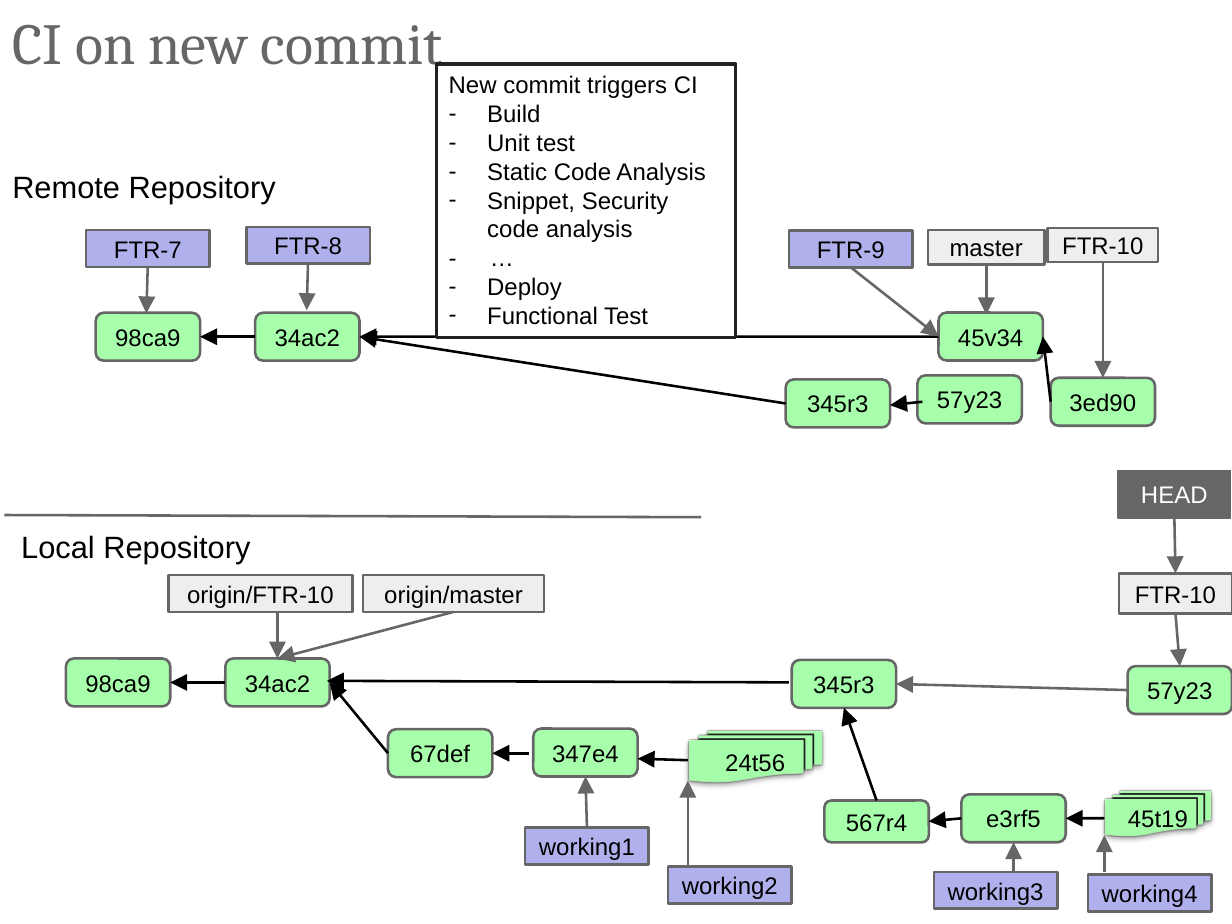
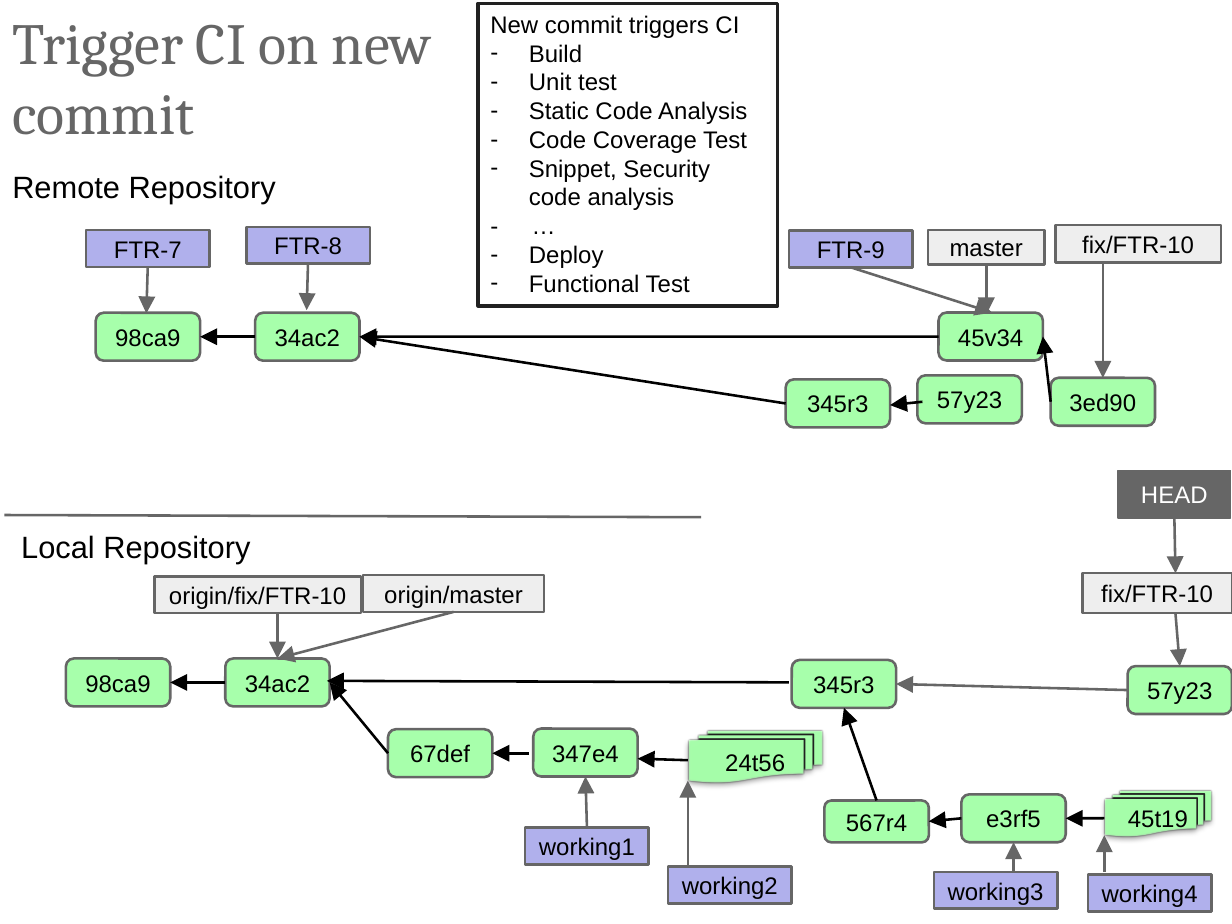
Before and after one commit to ilyaro/mysite, a slide deck: slide 21 of WorkStuff/Courses/Git/Git_Gitlab_Best_Practices/Git_Gitlab_BestPractices.pptx (slide 20 before the commit). Drawn at 1232x924 pixels with LibreOffice and Linux fonts; fonts in the diff are those of the drawing. Boxes give left, top, right and bottom in pixels: in the first picture for what was removed or moved away, otherwise in the second. Text is boxed around its words. In the diff, an @@ line names an element or a change of style, - is before the commit and + after.

```diff
--- a/WorkStuff/Courses/Git/Git_Gitlab_Best_Practices/Git_Gitlab_BestPractices.pptx
+++ b/WorkStuff/Courses/Git/Git_Gitlab_Best_Practices/Git_Gitlab_BestPractices.pptx
@@ title at (12,24,432,135): text changed @@
-CI on new commit
+Trigger CI on new commit
@@ rectangle "New commit triggers CI": place and size @@
-rectangle "New commit triggers CI" at (436,64,736,338)
+rectangle "New commit triggers CI" at (478,4,777,307)
@@ text in rectangle at (529,130,747,153): paragraph added @@
+– Code Coverage Test
@@ rectangle "fix/FTR-10": place and size @@
-rectangle "fix/FTR-10" at (1047,228,1157,262)
+rectangle "fix/FTR-10" at (1056,224,1221,261)
@@ text in rectangle at (1082,235,1194,254): text changed @@
-FTR-10
+fix/FTR-10
@@ arrow moved from (851, 267) - (939, 336) to (851, 267) - (992, 313) @@
@@ rectangle "origin/fix/FTR-10": place and size @@
-rectangle "origin/fix/FTR-10" at (169,575,354,612)
+rectangle "origin/fix/FTR-10" at (155,577,361,614)
@@ text in rectangle at (169,586,346,609): text changed @@
-origin/FTR-10
+origin/fix/FTR-10
@@ rectangle "fix/FTR-10": place and size @@
-rectangle "fix/FTR-10" at (1119,573,1232,614)
+rectangle "fix/FTR-10" at (1083,573,1232,614)
@@ text in rectangle at (1101,584,1213,603): text changed @@
-FTR-10
+fix/FTR-10
```
Also in this commit, not shown: 16 other slides changed, 1 slide added.
